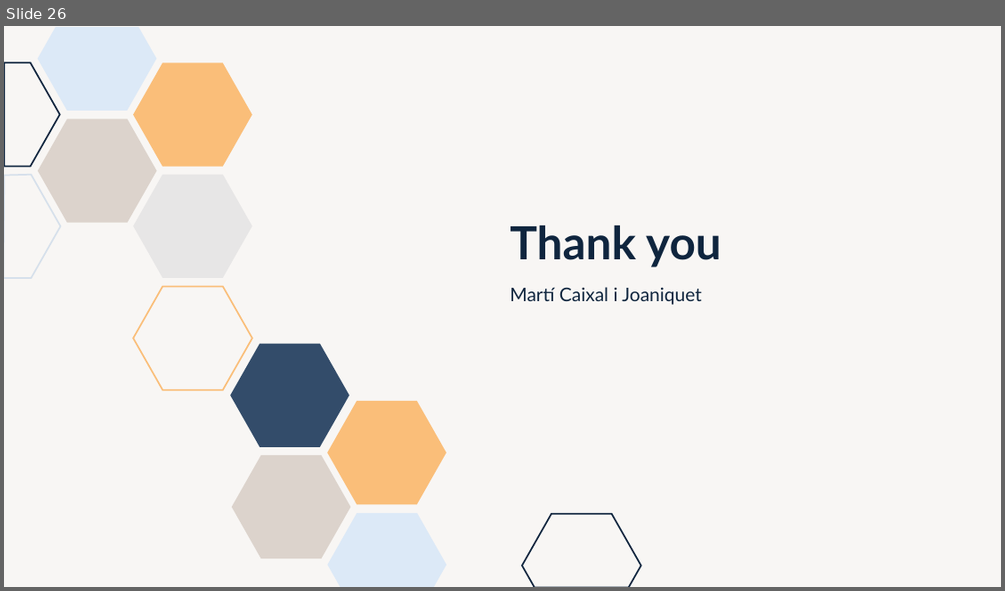
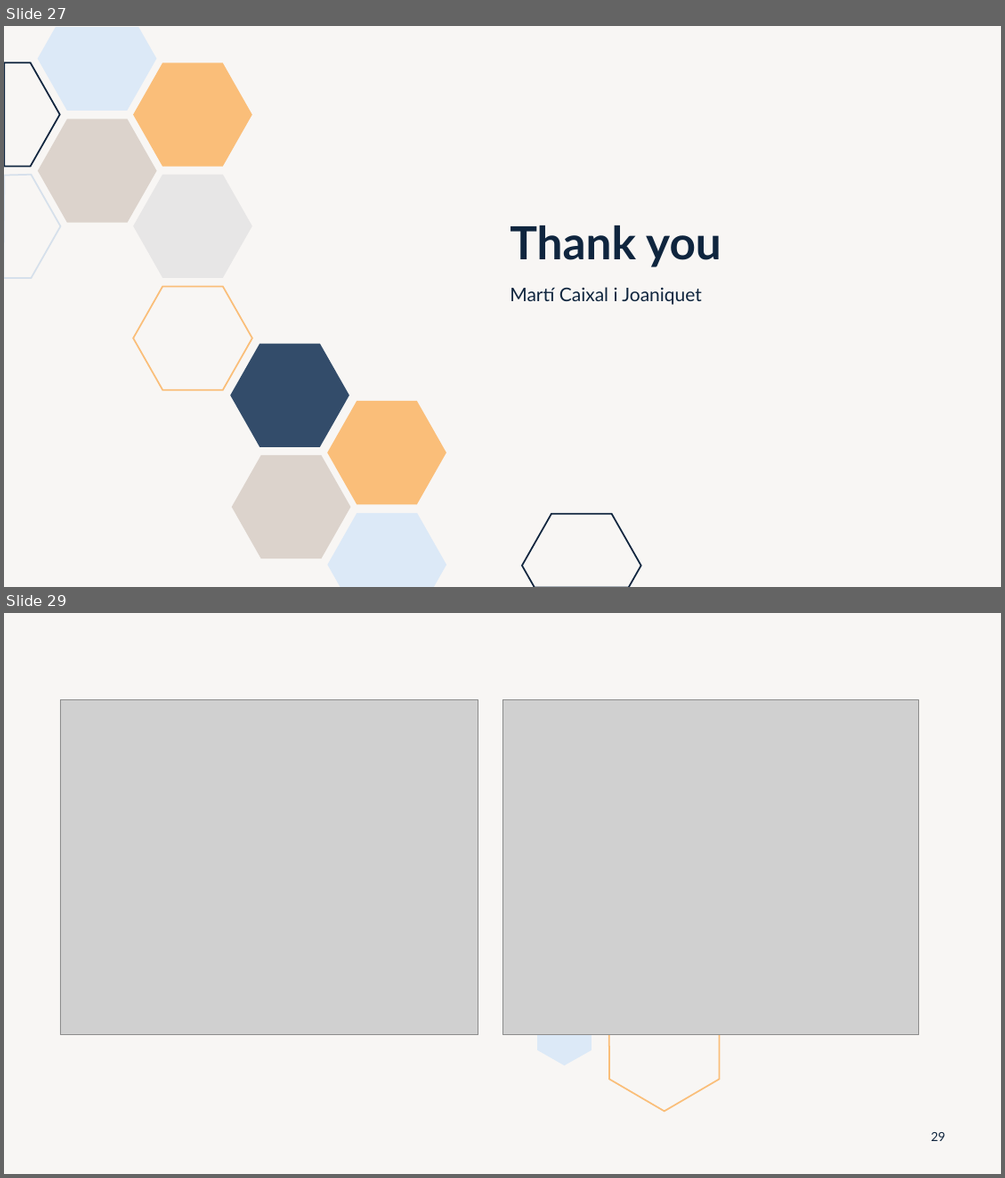
Before and after one commit to marti1999/TFG, a slide deck: informes/entrega final/presentation.pptx. Shown one above the other, each under a label of ours: slide 26 before the commit, slides 27 and 29 after it; the slides between them are not shown. The pictures are 1005x591 and 1005x1178 pixels, drawn with LibreOffice and Linux fonts; fonts in the diff are those of the drawing; grey boxes stand for pictures. Boxes give left, top, right and bottom in pixels: in the first picture for what was removed or moved away, otherwise in the second. Text is boxed around its words. In the diff, an @@ line names an element or a change of style, - is before the commit and + after.

```diff
--- a/informes/entrega final/presentation.pptx
+++ b/informes/entrega final/presentation.pptx
@@ slide 29 added at bbox=[4, 613, 1001, 1174], background #DCD3CC at 20% opacity @@
@@ picture added at bbox=[60, 699, 478, 1035] @@
@@ picture added at bbox=[502, 699, 919, 1035] @@
@@ freeform shape added at bbox=[609, 981, 719, 1111], outline #FABE79 1.5 pt @@
@@ freeform shape added at bbox=[537, 1004, 591, 1065], fill #DCE9F7 @@
@@ page number added at bbox=[930, 1132, 945, 1141], 12 pt, text #0F253E @@
+29
@@ what was slide 26 is now slide 27 @@
```
Also in this commit, not shown: 4 slides changed, 3 other slides added, 1 slide removed, 2 other files.
